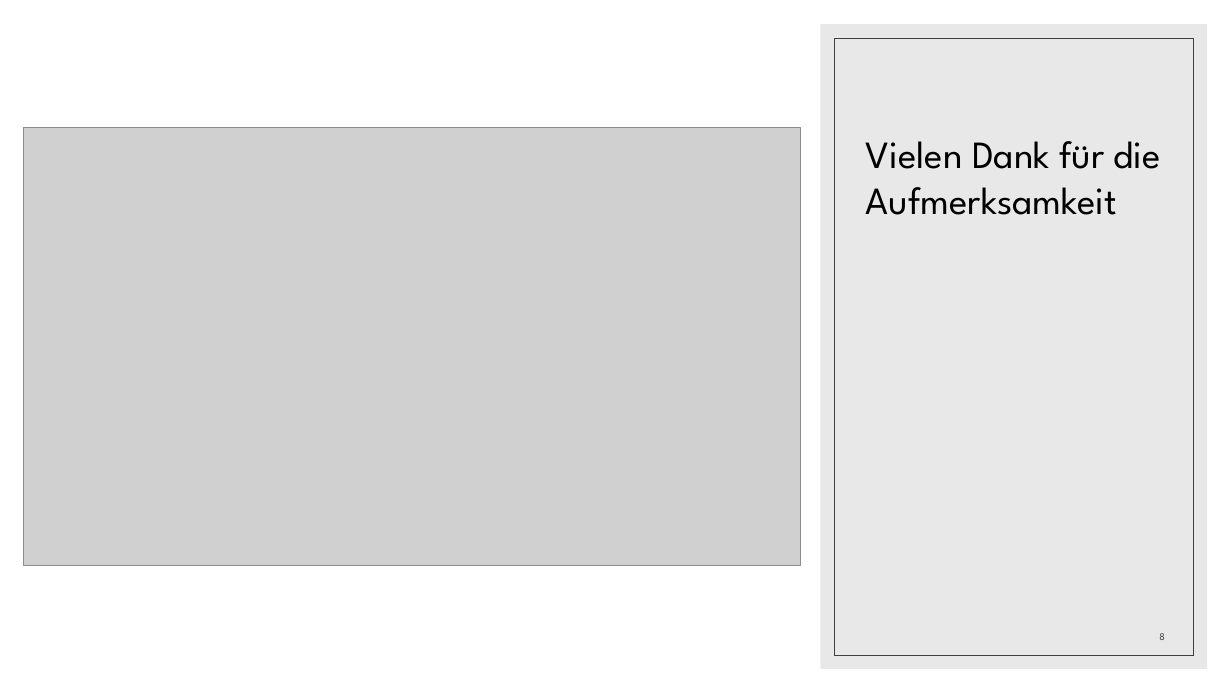
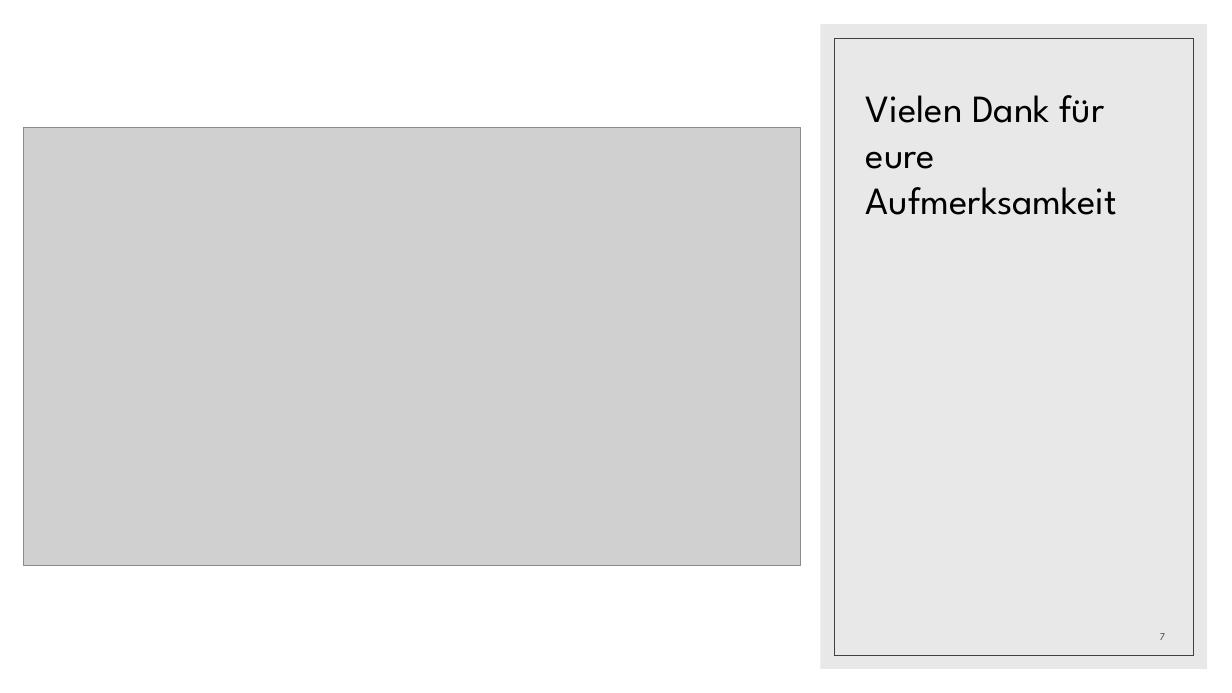
Before and after one commit to CrossField1973/DataScienceProject_01, a slide deck: slide 7 of Prognose von Immobilienpreisen.pptx (slide 8 before the commit). Drawn at 1232x693 pixels with LibreOffice and Linux fonts; fonts in the diff are those of the drawing; grey boxes stand for pictures. Boxes give left, top, right and bottom in pixels: in the first picture for what was removed or moved away, otherwise in the second. Text is boxed around its words. In the diff, an @@ line names an element or a change of style, - is before the commit and + after.

```diff
--- a/Prognose von Immobilienpreisen.pptx
+++ b/Prognose von Immobilienpreisen.pptx
@@ title at <box>866,95,1117,215</box>: text changed @@
-Vielen Dank für die Aufmerksamkeit
+Vielen Dank für eure Aufmerksamkeit
@@ page number at <box>1160,633,1165,640</box>: text changed @@
-8
+7
```
Also in this commit, not shown: 1 other slide changed, 2 other files.
